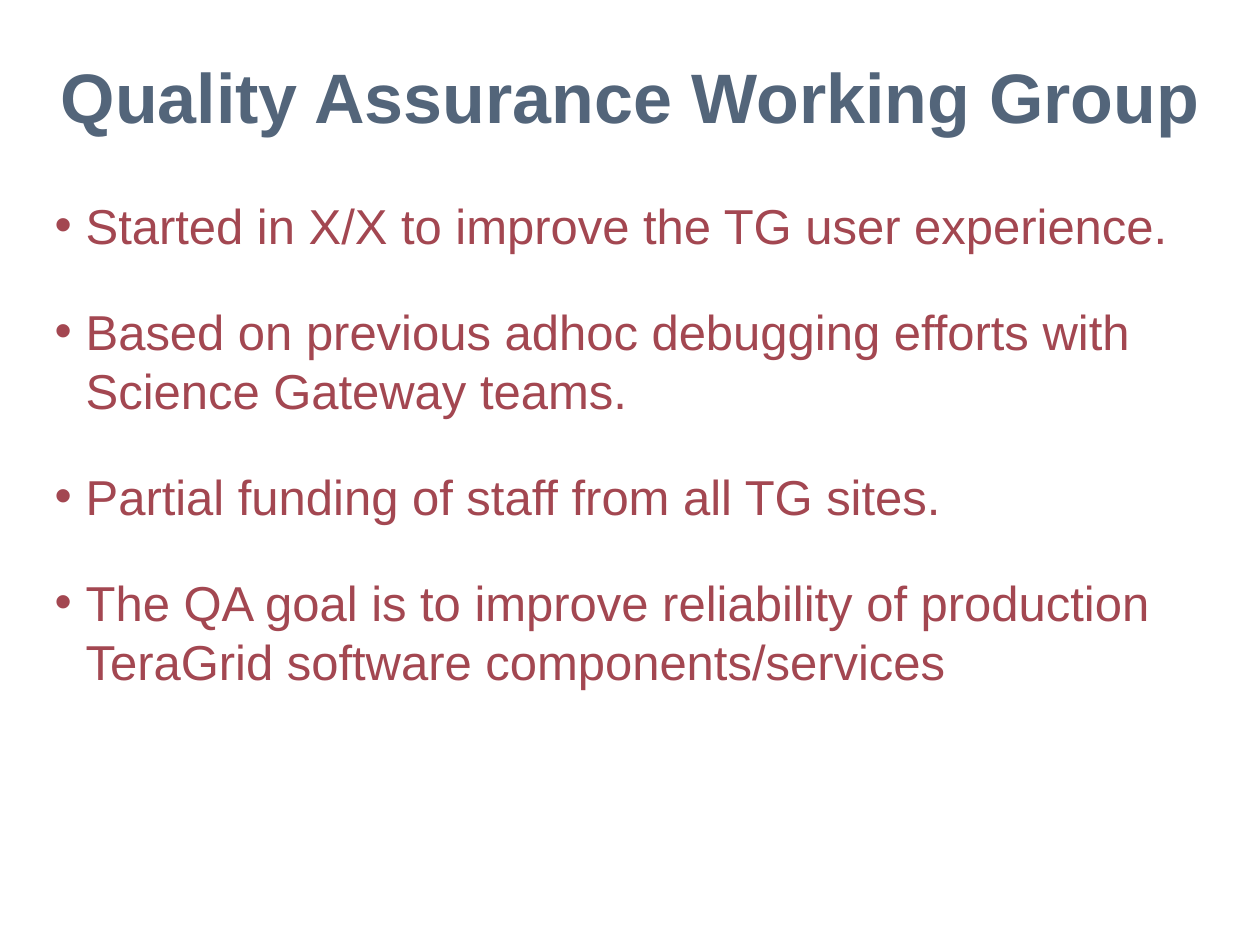
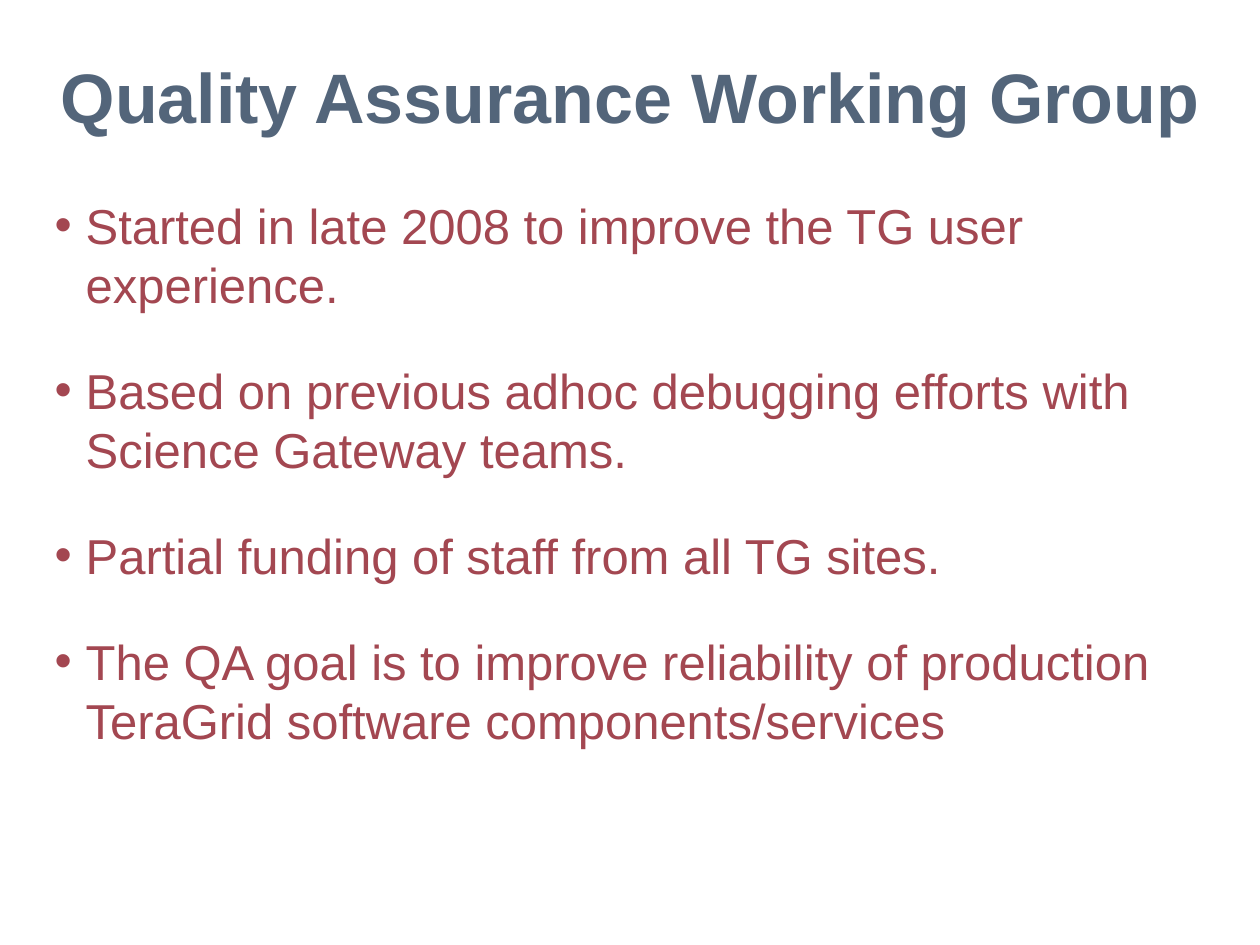
Before and after one commit to IncaProject/inca-xsede, a slide deck: slide 1 of xsede/mgmt/2010/Qa-wg-apr10.ppt. Drawn at 1260x945 pixels with LibreOffice and Linux fonts; fonts in the diff are those of the drawing; background and template pictures are left out. Boxes give left, top, right and bottom in pixels: in the first picture for what was removed or moved away, otherwise in the second. Text is boxed around its words. In the diff, an @@ line names an element or a change of style, - is before the commit and + after.

```diff
--- a/xsede/mgmt/2010/Qa-wg-apr10.ppt
+++ b/xsede/mgmt/2010/Qa-wg-apr10.ppt
@@ text at box(86, 208, 1023, 313): text changed @@
-• Started in X/X to improve the TG user experience.
+• Started in late 2008 to improve the TG user experience.
```
Also in this commit, not shown: 1 other slide changed.
